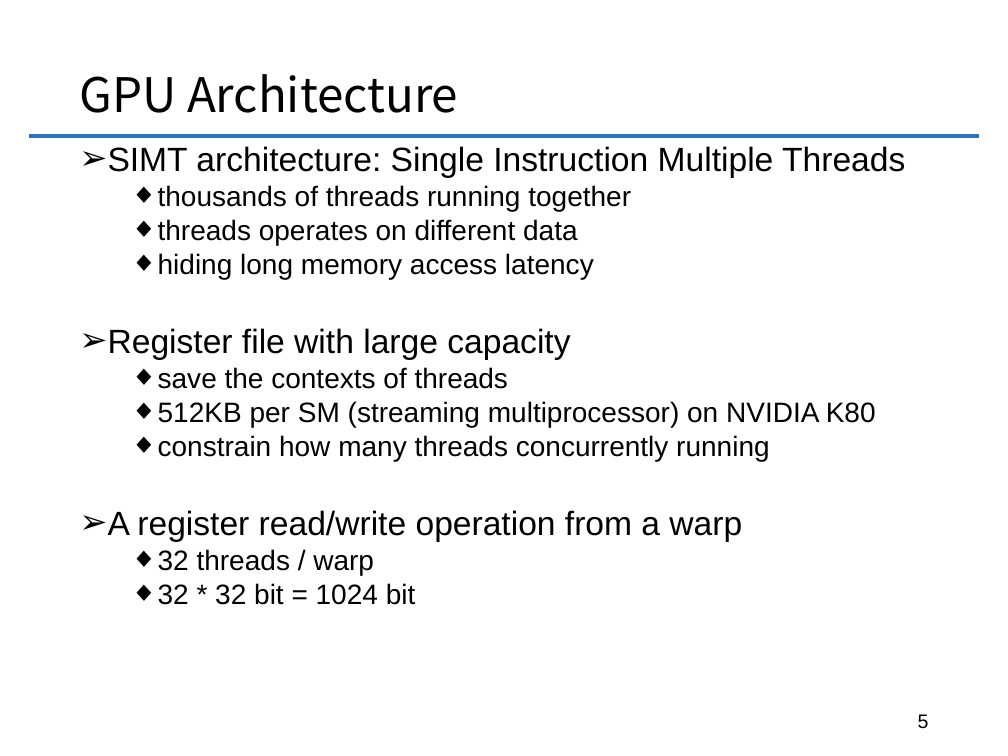
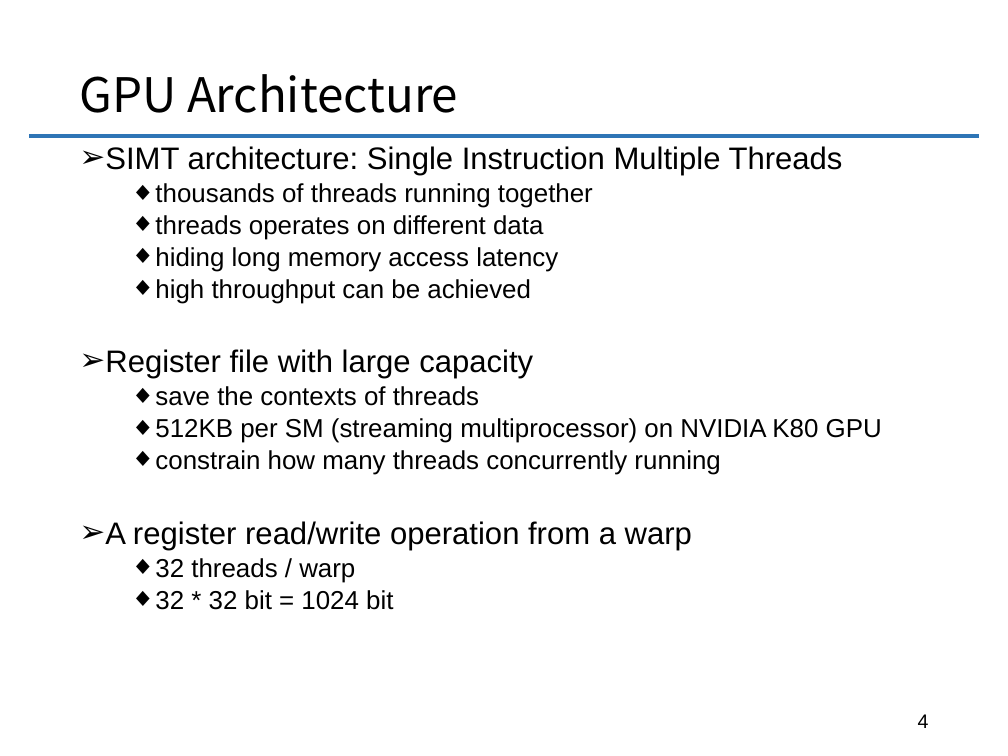
Before and after one commit to chenxuhao/chenxuhao.github.io, a slide deck: slide 4 of docs/dac-2016.pptx (slide 5 before the commit). Drawn at 1008x756 pixels with LibreOffice and Linux fonts; fonts in the diff are those of the drawing. Boxes give left, top, right and bottom in pixels: in the first picture for what was removed or moved away, otherwise in the second. Text is boxed around its words. In the diff, an @@ line names an element or a change of style, - is before the commit and + after.

```diff
--- a/docs/dac-2016.pptx
+++ b/docs/dac-2016.pptx
@@ text at (105, 146, 843, 610): size 24 to 22.2 pt in "SIMT architecture: Single Instruction Multiple Threads", "Register file with large capacity", "A register read/write operation from a warp"; size 20 to 18.5 pt in "thousands of threads running together", "threads operates on different data", "hiding long memory access latency", "save the contexts of threads" and 3 more places @@
@@ text at (155, 279, 531, 304): paragraph added @@
+  ◆ high throughput can be achieved
@@ text at (155, 418, 882, 443): text changed; size 20 to 18.5 pt @@
-  ◆ 512KB per SM (streaming multiprocessor) on NVIDIA K80
+  ◆ 512KB per SM (streaming multiprocessor) on NVIDIA K80 GPU
@@ page number at (918, 714, 929, 728): text changed @@
-5
+4
```
Also in this commit, not shown: 19 other slides changed, 12 other files.
